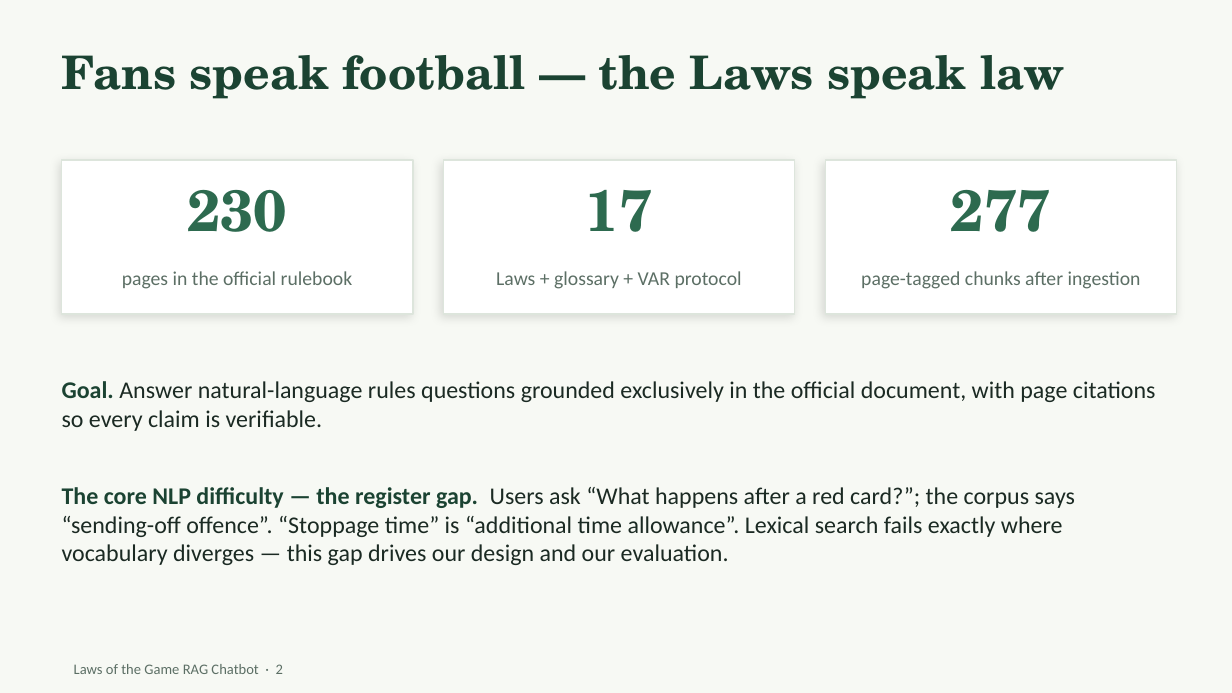
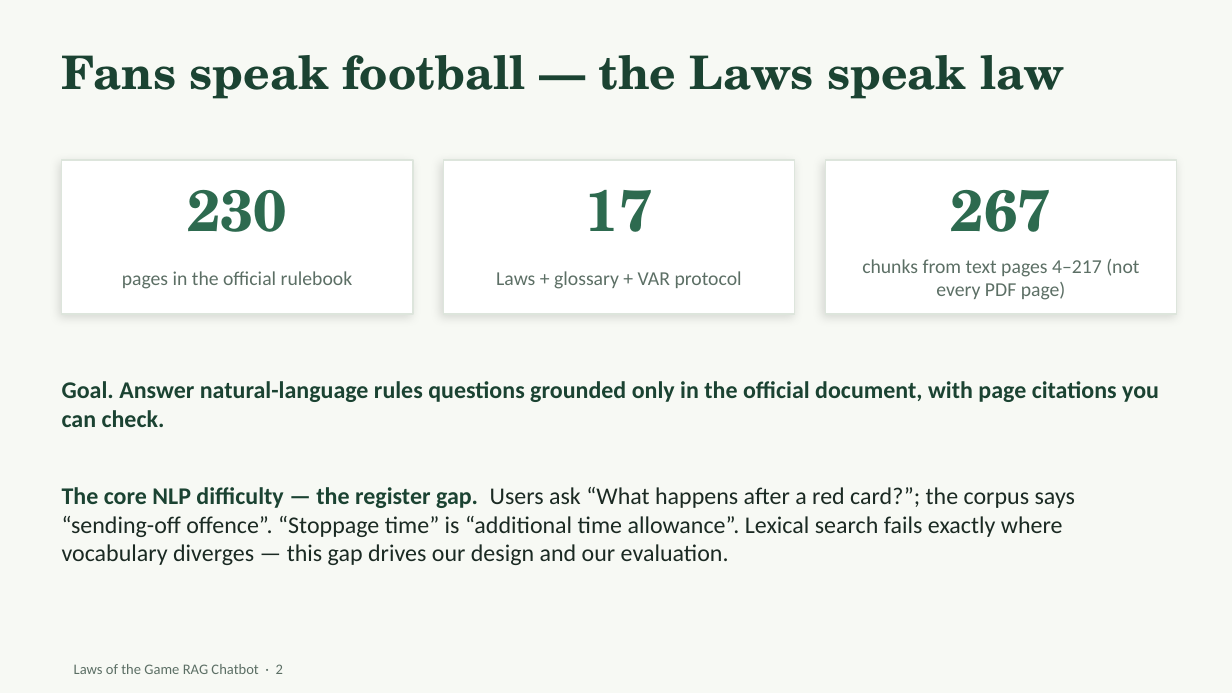
Before and after one commit to harish885/fifa-rag-chatbot, a slide deck: slide 2 of laws_rag_presentation.pptx. Drawn at 1232x693 pixels with LibreOffice and Linux fonts; fonts in the diff are those of the drawing. Boxes give left, top, right and bottom in pixels: in the first picture for what was removed or moved away, otherwise in the second. Text is boxed around its words. In the diff, an @@ line names an element or a change of style, - is before the commit and + after.

Commit message:
Production & academic hardening pass
- rag/ reusable retrieval core (shared by API, eval, notebook, tests)
- fix token-boundary query expansion (keeper/var bug) + history-aware retrieval
- page-diverse retrieval; cleaned sentence-aware ingestion; regenerate chunks
- rename Recall@k -> Page Hit Rate@k; richer results.json; dev-set metadata
- answer-level eval harness + deterministic citation checks; corpus provenance
- API hardening (typed models, status, citation-validated sources, timeouts)
- patch Starlette CVE-2026-48710 (fastapi 0.136.3); split deploy/dev reqs
- 77 tests + CI (pytest, eval regression, notebook, pip-audit)
- rewrite README, notebook, slide deck (correct metrics/claims)

```diff
--- a/laws_rag_presentation.pptx
+++ b/laws_rag_presentation.pptx
@@ text at box(951, 190, 1051, 232): text changed @@
-277
+267
@@ text at box(862, 259, 1139, 300): text changed @@
-page-tagged chunks after ingestion
+chunks from text pages 4–217 (not every PDF page)
@@ text at box(62, 381, 1159, 427): text changed; text colour #1B2A23 to #1B4332; bold on @@
-Goal. Answer natural-language rules questions grounded exclusively in the official document, with page citations so every claim is verifiable.
+Goal. Answer natural-language rules questions grounded only in the official document, with page citations you can check.
```
Also in this commit, not shown: 9 other slides changed, 2 slides added, 44 other files.
